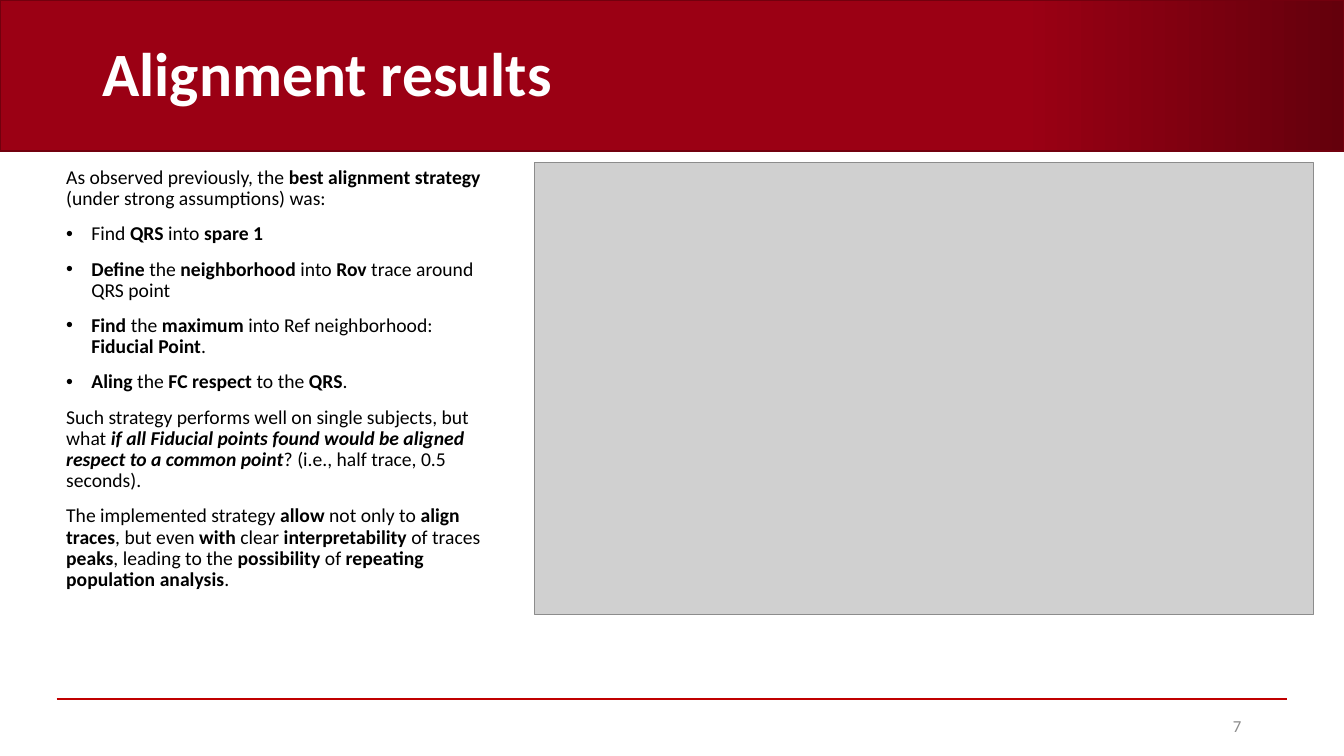
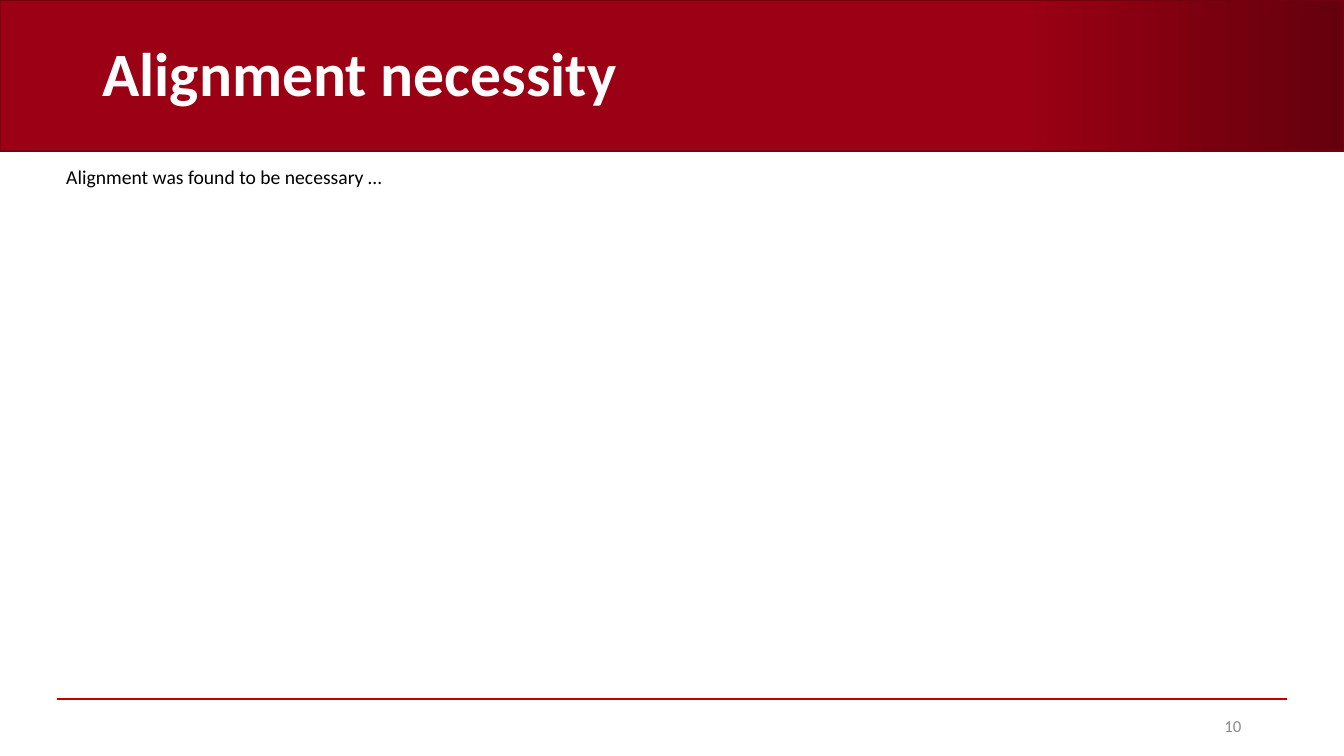
Before and after one commit to AndreaCorrado00/Tesi_magistrale_Corrado_Andrea, a slide deck: slide 10 of Documentation/4. Recap filters-spectrum-alignment .pptx (slide 7 before the commit). Drawn at 1344x756 pixels with LibreOffice and Linux fonts; fonts in the diff are those of the drawing; grey boxes stand for pictures; background and template pictures are left out. Boxes give left, top, right and bottom in pixels: in the first picture for what was removed or moved away, otherwise in the second. Text is boxed around its words. In the diff, an @@ line names an element or a change of style, - is before the commit and + after.

```diff
--- a/Documentation/4. Recap filters-spectrum-alignment .pptx
+++ b/Documentation/4. Recap filters-spectrum-alignment .pptx
@@ title at box(102, 52, 616, 107): text changed @@
-Alignment results
+Alignment necessity
@@ text at box(66, 170, 364, 188): text changed @@
-As observed previously, the best alignment strategy (under strong assumptions) was:
-• Find QRS into spare 1
-• Define the neighborhood into Rov trace around QRS point
-• Find the maximum into Ref neighborhood: Fiducial Point.
-• Aling the FC respect to the QRS.
-Such strategy performs well on single subjects, but what if all Fiducial points found would be aligned respect to a common point? (i.e., half trace, 0.5 seconds).
-The implemented strategy allow not only to align traces, but even with clear interpretability of traces peaks, leading to the possibility of repeating population analysis.
+Alignment was found to be necessary …
@@ picture removed at box(535, 162, 1315, 615) @@
@@ page number at box(1224, 721, 1241, 732): text changed @@
-7
+10
```
Also in this commit, not shown: 2 other slides changed, 5 slides added, 8 slides removed, 7 other files.
